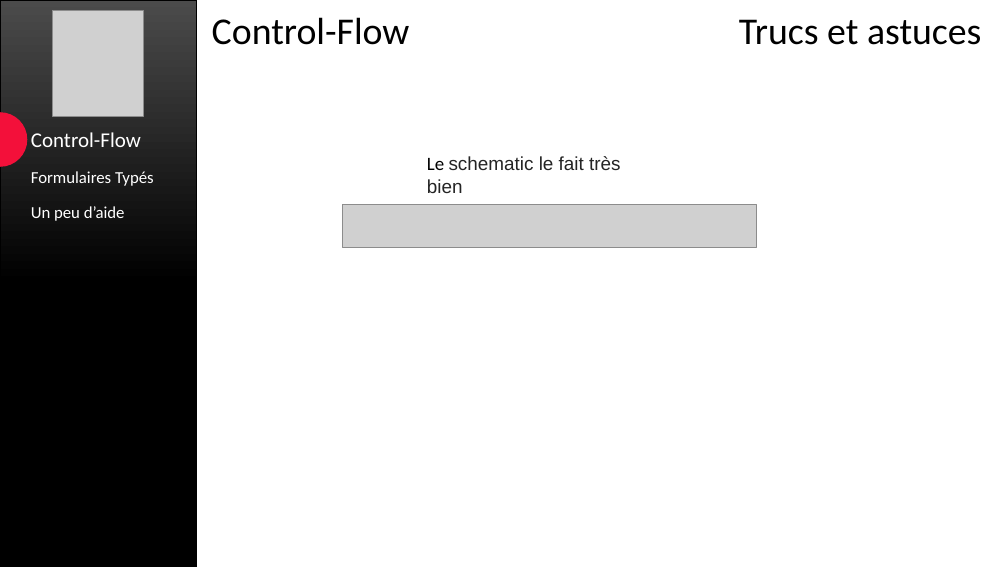
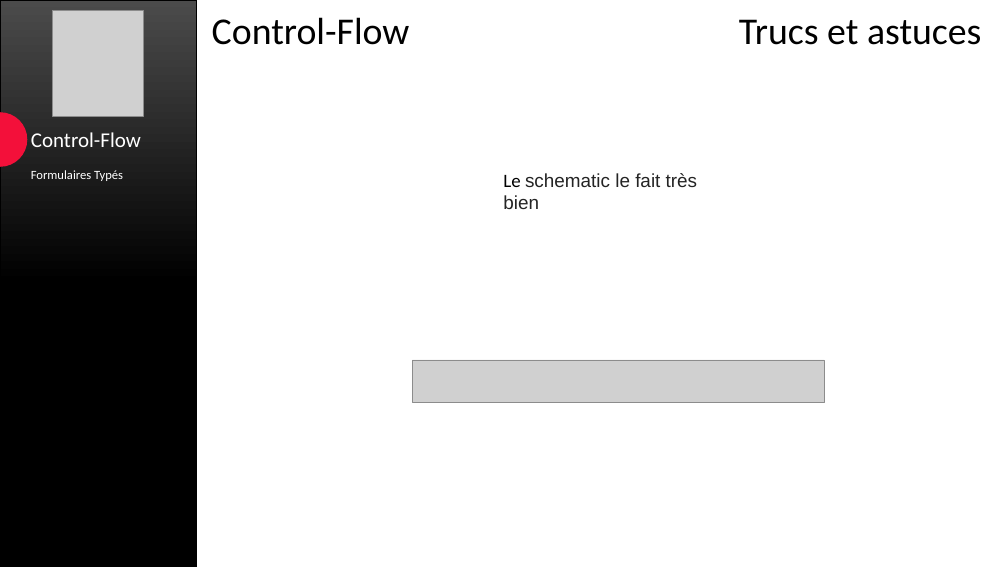
Before and after one commit to yatho/atelier-Angular17, a slide deck: slide 19 of Présentation.pptx (slide 18 before the commit). Drawn at 1008x567 pixels with LibreOffice and Linux fonts; fonts in the diff are those of the drawing; grey boxes stand for pictures. Boxes give left, top, right and bottom in pixels: in the first picture for what was removed or moved away, otherwise in the second. Text is boxed around its words. In the diff, an @@ line names an element or a change of style, - is before the commit and + after.

```diff
--- a/Présentation.pptx
+++ b/Présentation.pptx
@@ text "Formulaires Typés" at box(31, 170, 123, 181): size 16 to 12 pt @@
@@ text "Le schematic le fait très ...": place and size @@
-text "Le schematic le fait très ..." at box(427, 156, 620, 193)
+text "Le schematic le fait très ..." at box(503, 173, 697, 209)
@@ text removed at box(31, 206, 125, 221) @@
-Un peu d’aide
@@ picture removed at box(343, 205, 756, 248) @@
@@ picture added at box(413, 360, 825, 402) @@
```
Also in this commit, not shown: 2 other slides changed, 1 slide added.
